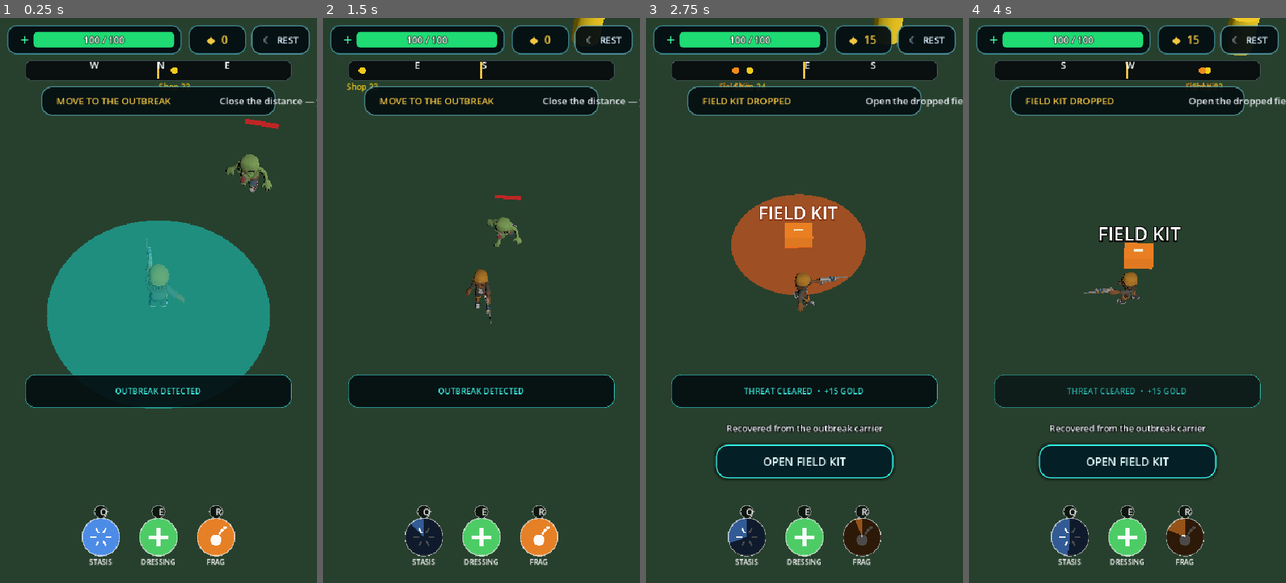
Above: before the commit, frames 1-4 (left to right).
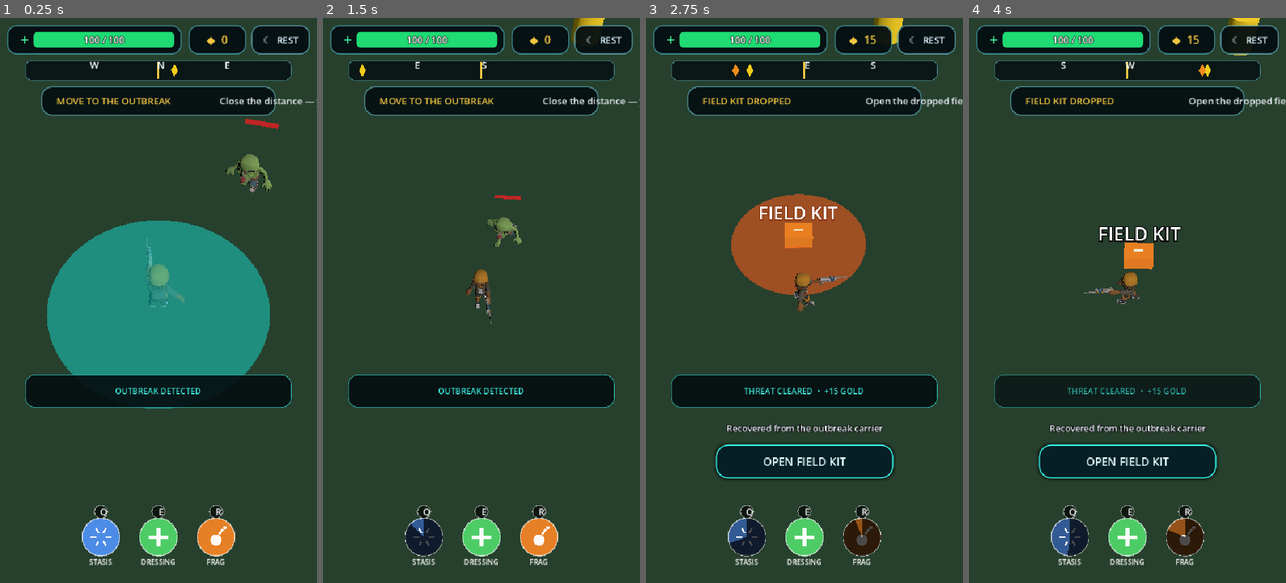
Above: after the commit, the same moments.

Repository: Geoboardman/zombie-gps
Game: Godot game, scene res://scenes/main.tscn
Two runs of this game, one before a commit and one after it. Both use one fixed random seed, a clock stepped at 60 frames per second and the inputs below.
Inputs (mouse positions are in pixels of both pictures, inside the frame that each line leads up to):
- Up to frame 1 (0.25 s): no input
- Up to frame 2 (1.5 s): tap Enter (ui_accept) at 0.5, 0.77 s; move the mouse to (424, 537) at 0.52 s; hold D (move_right) 0.53-1.28 s; tap Q (ability_1) at 0.6 s; click (424, 537) at 0.67 s; move the mouse to (481, 537) at 1.27 s; hold S (move_back) from 1.28 s (still down); tap E (ability_2) at 1.35 s; click (481, 537) at 1.42 s
- Up to frame 3 (2.75 s): tap Enter (ui_accept) at 1.52 s; move the mouse to (861, 537) at 2.02 s; release S (move_back) at 2.03 s; hold D (move_right) from 2.03 s (still down); tap R (ability_3) at 2.1 s; click (861, 537) at 2.17 s
- Up to frame 4 (4 s): move the mouse to (1111, 413) at 2.77 s; release D (move_right) at 2.78 s; hold W (move_forward) 2.78-3.53 s; tap Shift at 2.85 s; click (1111, 413) at 2.92 s; tap Enter (ui_accept) at 3.02, 3.77 s; move the mouse to (1222, 385) at 3.52 s; hold A (move_left) from 3.53 s (still down); tap Q (ability_1) at 3.6 s

The runs differ from the first frame. In frame 1, 0.3% of the frame differs, in the area x 8-92%, y 7-13%; in frame 2, 0.3%; in frame 3, 0.3%; in frame 4, 0.3%.

Commit message:
Polish compact gameplay HUD

Diff:
--- a/scripts/compass_hud.gd
+++ b/scripts/compass_hud.gd
@@ -3,8 +3,8 @@
 
 # An egocentric compass strip: "ahead" (wherever the player is currently
 # facing) sits at the center, directly behind wraps to both edges. Every
-# MapNode in the world (shop or boss altar) shows up as a colored dot
-# with a distance label, regardless of how far away or out of view it
+# MapNode in the world (shop or boss altar) shows up as a colored diamond,
+# regardless of how far away or out of view it
 # is -- this is the actual answer to "which way should I walk," since in
 # a real-world game a node 300m away is never going to be visible in the
 # 3D view no matter how good your draw distance is.
@@ -47,33 +47,28 @@
 
 		var to_target := poi.global_position - _player.global_position
 		to_target.y = 0.0
-		var dist := to_target.length()
 		var bearing_deg := rad_to_deg(_angle_of(to_target))
 		var relative_deg := wrapf(bearing_deg - heading_deg, -180.0, 180.0)
 
 		var x := (actual_width / 2.0) + (relative_deg / 180.0) * (actual_width / 2.0)
 
 		var color := Color(0.95, 0.8, 0.1) # shop yellow, matches shop_node.tscn
-		var label := "Shop"
 		if poi is BossAltarNode:
 			color = Color(0.7, 0.2, 0.9) # boss purple, matches boss_altar_node.tscn
-			label = "Boss"
 		elif poi is SurvivorNode:
 			color = Color(0.85, 0.55, 0.25) # amber, matches survivor_node.tscn
-			label = "Survivor"
 		elif poi is SupplyCacheNode:
 			color = Color(0.15, 0.75, 0.85)
-			label = "Supply"
 		elif poi is FieldKitNode:
 			color = Color(0.95, 0.55, 0.1)
-			label = "Field Kit"
 
-		draw_circle(Vector2(x, strip_height / 2.0), 6.0, color)
-		draw_string(
-			ThemeDB.fallback_font, Vector2(x - 30.0, strip_height + 16.0),
-			"%s %dm" % [label, int(dist)],
-			HORIZONTAL_ALIGNMENT_CENTER, 60.0, 14, color
-		)
+		var marker := PackedVector2Array([
+			Vector2(x, 6.0),
+			Vector2(x + 6.0, strip_height / 2.0),
+			Vector2(x, strip_height - 6.0),
+			Vector2(x - 6.0, strip_height / 2.0),
+		])
+		draw_colored_polygon(marker, color)
 
 
 func _draw_cardinal(text: String, absolute_deg: float, heading_deg: float) -> void:
@@ -88,8 +83,8 @@
 
 func _compass_background() -> StyleBoxFlat:
 	var box := StyleBoxFlat.new()
-	box.bg_color = Color(0.025, 0.035, 0.045, 0.88)
-	box.border_color = Color(0.3, 0.36, 0.4, 0.9)
+	box.bg_color = Color(0.018, 0.055, 0.068, 0.82)
+	box.border_color = Color(0.3, 0.62, 0.68, 0.72)
 	box.set_border_width_all(1)
 	box.set_corner_radius_all(10)
 	return box
